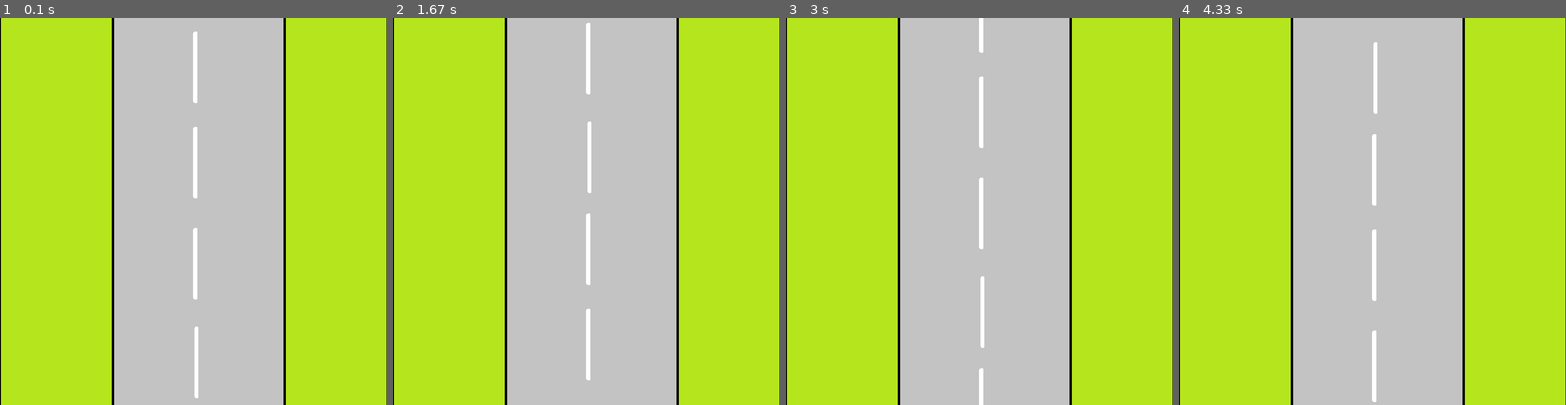
Above: before the commit, frames 1-4 (left to right).
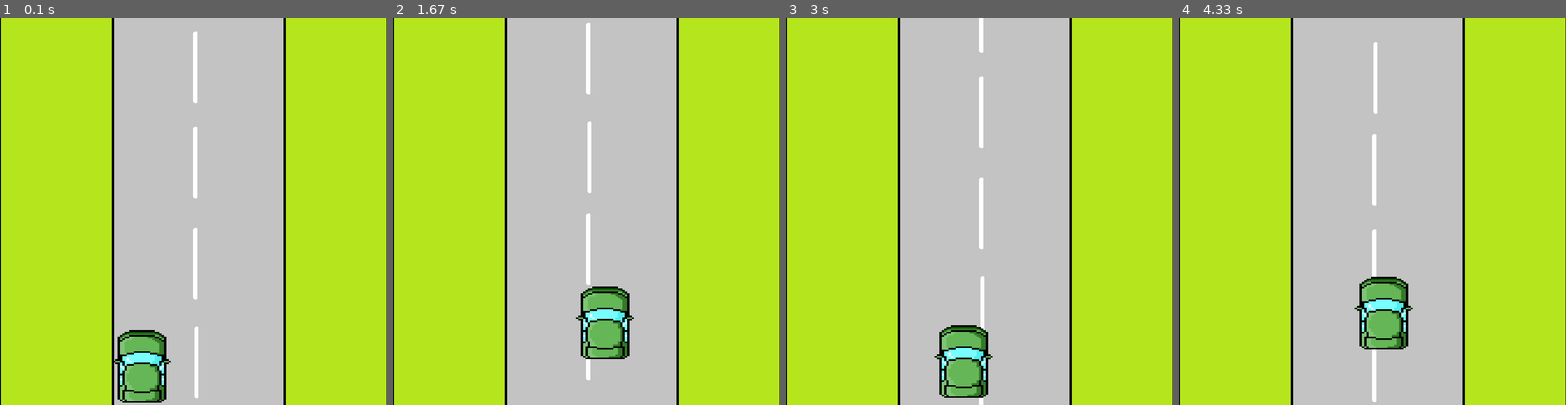
Above: after the commit, the same moments.

Repository: NedzadDonlagic04/pygame-car-driving-game-2
Game: pygame game, started from main.py
The game is run twice, just before and just after one commit, with the same random seed, the same clock (stepped at 60 frames per second) and the same inputs.
Inputs:
- Up to frame 1 (0.1 s): no input
- Up to frame 2 (1.67 s): hold A 0.33-0.8 s; hold Right 0.33-0.8 s; hold Right 0.83-1.3 s; hold W 1.33-1.63 s
- Up to frame 3 (3 s): hold Right 1.67-2.13 s; hold A 2.17-2.7 s; hold Down from 2.73 s (still down)
- Up to frame 4 (4.33 s): release Down at 3.03 s; hold A 3.07-3.47 s; hold Up 3.5-3.87 s; hold D from 3.9 s (still down)

The runs differ from the first frame. In frame 1, 2.3% of the frame differs, in the area x 29-45%, y 80-100%; in frame 2, 2.3%; in frame 3, 2.3%, in the area x 38-54%, y 79-99%; in frame 4, 2.3%.

Commit message:
Added and implemented Player class

Diff:
--- a/classes.py
+++ b/classes.py
@@ -23,3 +23,47 @@
 
         if self.movableY > self.HEIGHT:
             self.movableY = 0
+
+class Player(pygame.sprite.Sprite):
+    def __init__(self, width, height) -> None:
+        super().__init__()
+        CAR_SCALE = (120, 150)
+        OFFSET_CAR = 5
+
+        self.image = pygame.image.load('./img/player.png').convert_alpha()
+        self.image = pygame.transform.scale(self.image, CAR_SCALE)
+
+        self.RIGHT_BORDER = width - 213
+        self.LEFT_BORDER = 233
+        self.TOP_BORDER = OFFSET_CAR
+        self.BOTTOM_BORDER = height - OFFSET_CAR
+
+        self.SPEED = 5
+
+        self.rect = self.image.get_rect( bottomleft = (self.LEFT_BORDER, self.BOTTOM_BORDER) )
+
+    def update(self) -> None:
+        keys = pygame.key.get_pressed()
+
+        if keys[pygame.K_a] or keys[pygame.K_LEFT]:
+            self.rect.left -= self.SPEED
+            if self.rect.left < self.LEFT_BORDER:
+                self.rect.left = self.LEFT_BORDER
+
+        if keys[pygame.K_d] or keys[pygame.K_RIGHT]:
+            self.rect.right += self.SPEED
+            if self.rect.right > self.RIGHT_BORDER:
+                self.rect.right = self.RIGHT_BORDER
+
+        if keys[pygame.K_s] or keys[pygame.K_DOWN]:
+            self.rect.bottom += self.SPEED
+            if self.rect.bottom > self.BOTTOM_BORDER:
+                self.rect.bottom = self.BOTTOM_BORDER
+
+        if keys[pygame.K_w] or keys[pygame.K_UP]:
+            self.rect.top -= self.SPEED
+            if self.rect.top < self.TOP_BORDER:
+                self.rect.top = self.TOP_BORDER
+
+    def draw(self, screen) -> None:
+        screen.blit(self.image, self.rect)
--- a/main.py
+++ b/main.py
@@ -16,6 +16,8 @@
 
         self.BACKGROUND = BackgroundImage(width, height)
 
+        self.PLAYER = Player(width, height)
+
     def quit(self) -> None:
         pygame.quit()
         exit()
@@ -28,6 +30,9 @@
 
             self.BACKGROUND.draw(self.SCREEN)
 
+            self.PLAYER.update()
+            self.PLAYER.draw(self.SCREEN)
+
             pygame.display.update()
             self.CLOCK.tick()
 
